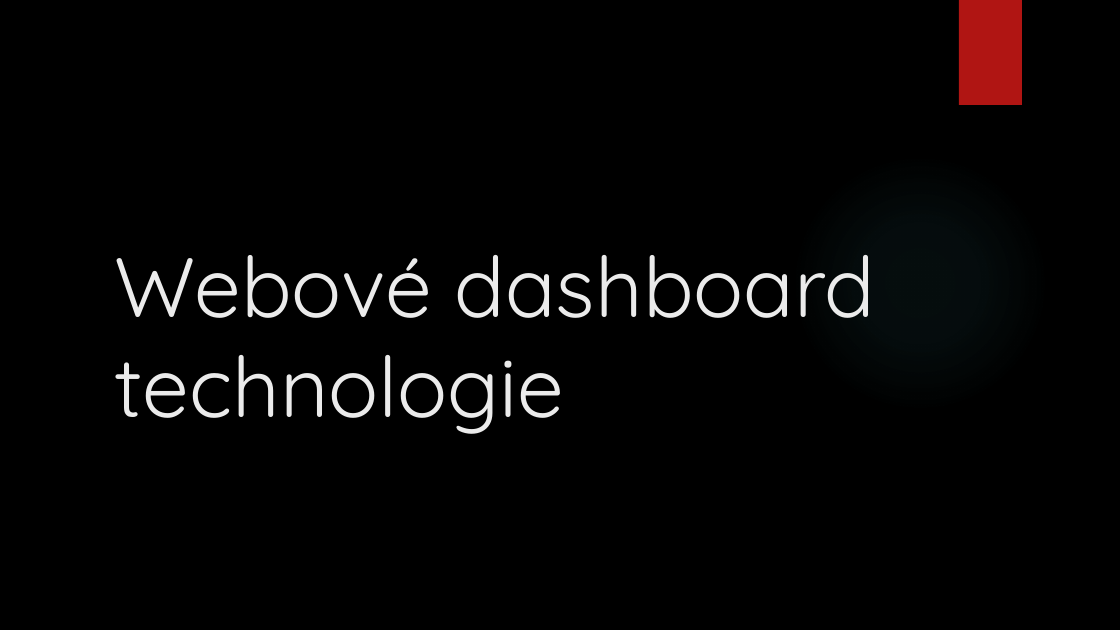
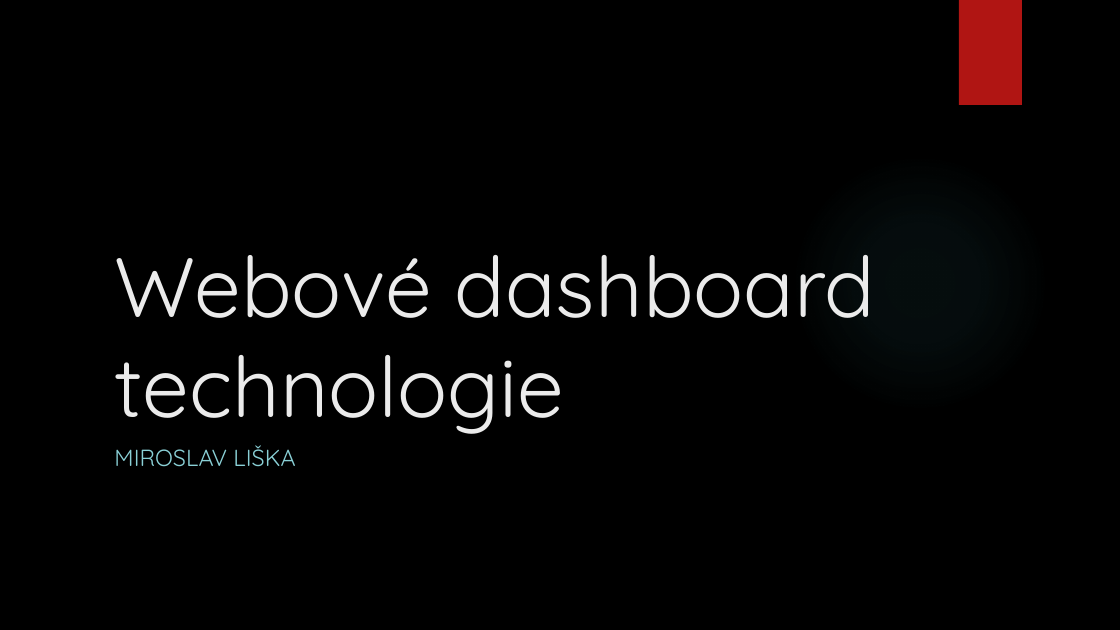
Before and after one commit to topiker/skola, a slide deck: slide 1 of DMB2/Webové dashboard technologie.pptx. Drawn at 1120x630 pixels with LibreOffice and Linux fonts; fonts in the diff are those of the drawing; background and template pictures are left out. Boxes give left, top, right and bottom in pixels: in the first picture for what was removed or moved away, otherwise in the second. Text is boxed around its words. In the diff, an @@ line names an element or a change of style, - is before the commit and + after.

```diff
--- a/DMB2/Webové dashboard technologie.pptx
+++ b/DMB2/Webové dashboard technologie.pptx
@@ subtitle added at (114,445,295,467), 20 pt, text #8AD0D6 @@
+MIROSLAV LIŠKA
```
Also in this commit, not shown: 11 other slides changed, 1 slide added, 5 other files.
